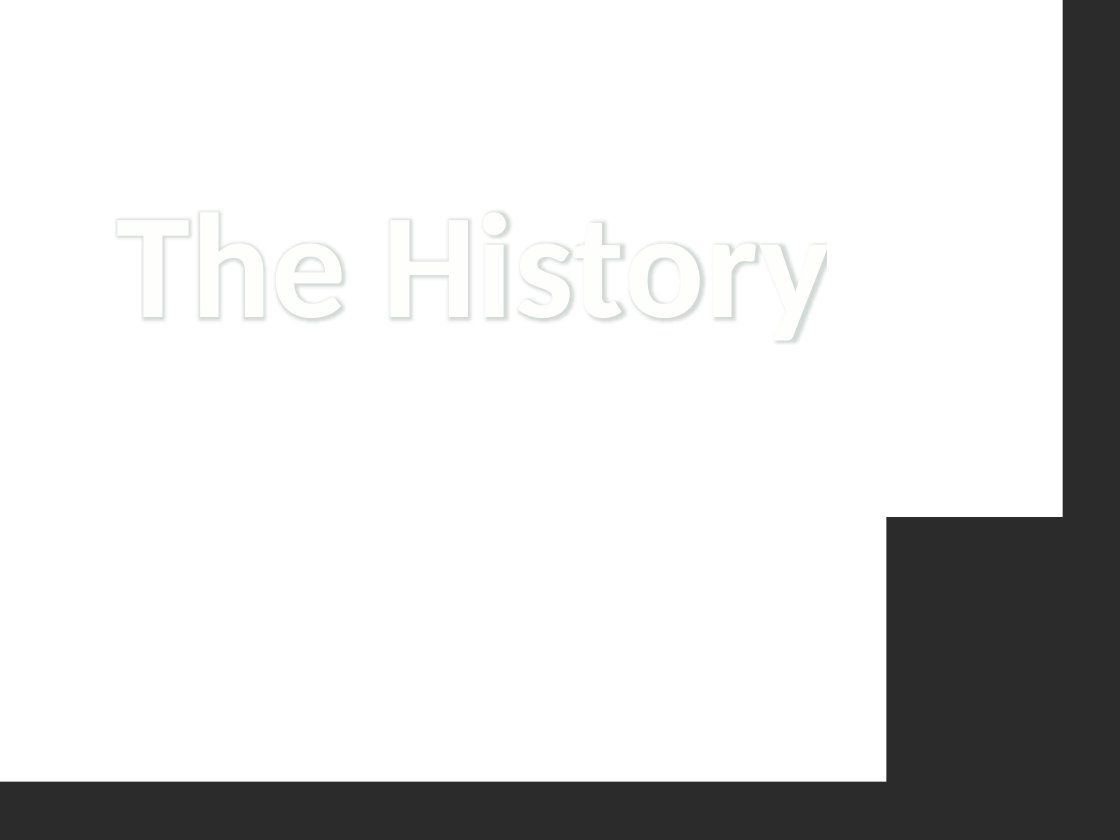
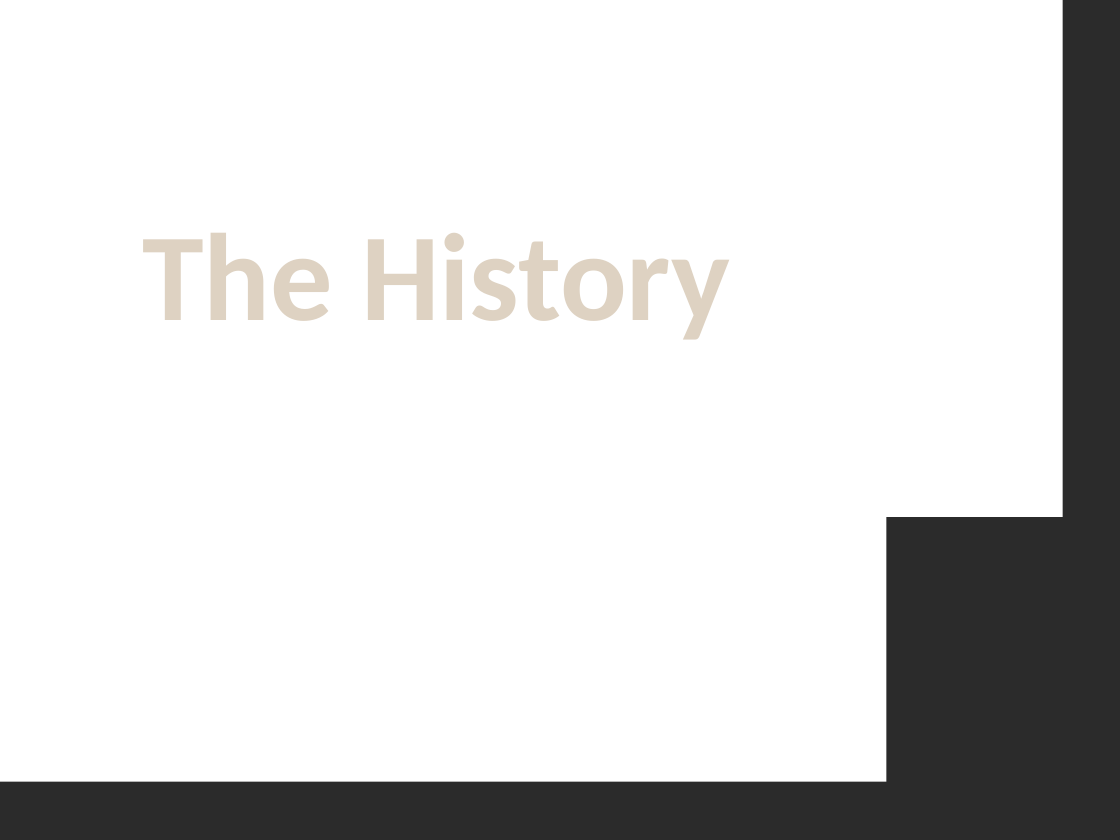
Before and after one commit to QuocVoong/R-Study-Lists, a slide deck: slide 6 of Medicine/NewME.pptx. Drawn at 1120x840 pixels with LibreOffice and Linux fonts; fonts in the diff are those of the drawing; background and template pictures are left out; a plain dark background stands for a picture behind light text. Boxes give left, top, right and bottom in pixels: in the first picture for what was removed or moved away, otherwise in the second. Text is boxed around its words. In the diff, an @@ line names an element or a change of style, - is before the commit and + after.

```diff
--- a/Medicine/NewME.pptx
+++ b/Medicine/NewME.pptx
@@ text "The History": place and size @@
-text "The History" at bbox=[117, 214, 830, 341]
+text "The History" at bbox=[142, 233, 730, 339]
@@ text "The History" at bbox=[142, 233, 730, 339]: size 96 to 80 pt, text colour #FEFEFE to #DED2C2, letter spacing 0.5 to 0 pt, letter outline #93A299 0.75 pt to #AD8F67 1.75 pt @@
```
Also in this commit, not shown: 4 other slides changed, 1 other file.
